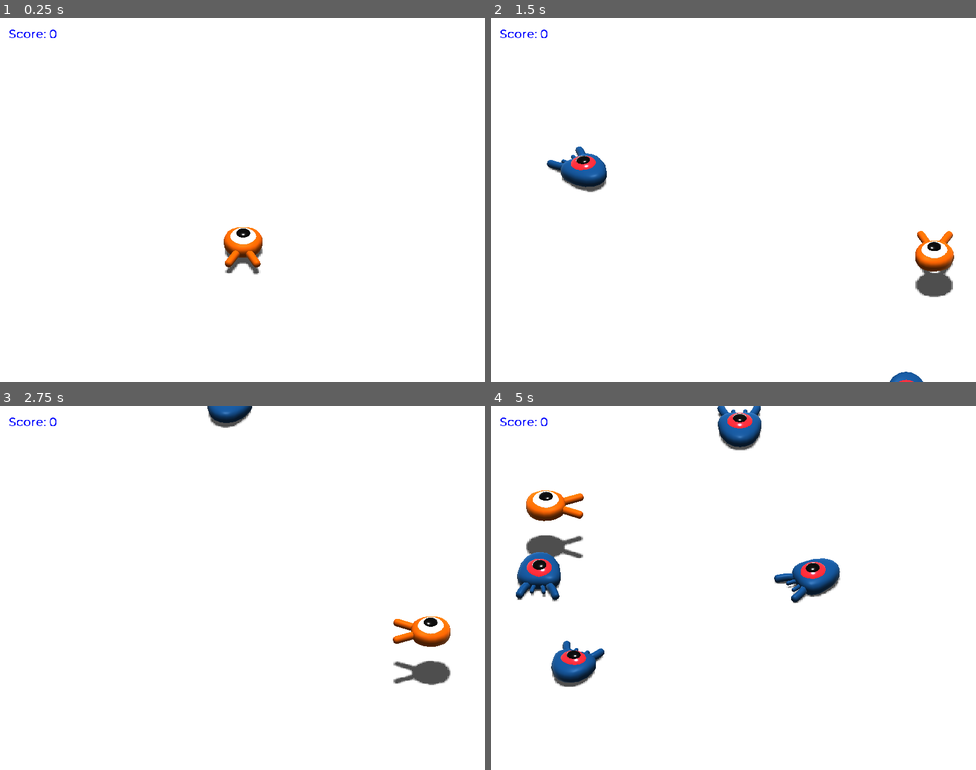
Above: before the commit, frames 1-4 (two rows, left to right).
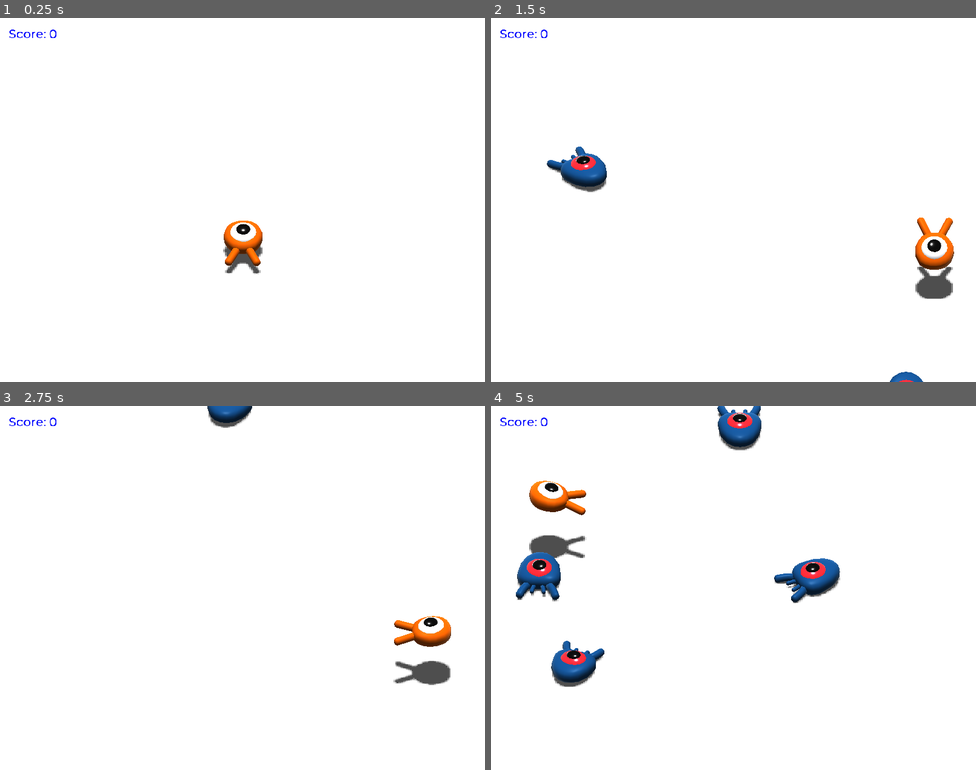
Above: after the commit, the same moments.

Repository: jakemchugh1/3d-tutorial-godot
Game: Godot game, scene res://World.tscn
The game is run twice, just before and just after one commit, with the same random seed, the same clock (stepped at 60 frames per second) and the same inputs.
Inputs:
- Up to frame 1 (0.25 s): no input
- Up to frame 2 (1.5 s): tap Enter (ui_accept) at 0.5 s; hold D (move_right) 0.53-1.28 s; hold Space (jump) 0.53-1.28 s; hold S (move_back) from 1.28 s (still down); tap Space (jump) at 1.35 s
- Up to frame 3 (2.75 s): tap Space (jump) at 1.52, 1.82 s; release S (move_back) at 2.03 s; hold D (move_right) from 2.03 s (still down); hold Space (jump) from 2.03 s (still down)
- Up to frame 4 (5 s): release D (move_right) at 2.78 s; release Space (jump) at 2.78 s; hold W (move_forward) 2.78-3.53 s; tap Space (jump) at 2.85, 3.02, 3.32, 4.35, 4.52, 4.82 s; hold Space (jump) 3.53-4.28 s; hold A (move_left) from 3.53 s (still down)

The runs differ from the first frame. In frame 1, 0.6% of the frame differs, in the area x 46-55%, y 55-71%; in frame 2, 0.8%; in frame 3, 0.2%; in frame 4, 1.1%, in the area x 7-20%, y 20-42%.

Commit message:
player animations

Diff:
--- a/Player.gd
+++ b/Player.gd
@@ -28,6 +28,9 @@
 	if(direction != Vector3.ZERO):
 		direction = direction.normalized()
 		$Pivot.look_at(translation + direction, Vector3.UP)
+		$AnimationPlayer.playback_speed = 4.0
+	else:
+		$AnimationPlayer.playback_speed = 1.0
 
 	velocity.x = direction.x * speed
 	velocity.z = direction.z * speed
@@ -46,6 +49,8 @@
 				mob.squash()
 				velocity.y = bounce_impulse
 
+	$Pivot.rotation.x = PI / 6.0 * velocity.y / jump_impulse
+
 
 
 
--- a/Player.tscn
+++ b/Player.tscn
@@ -8,6 +8,74 @@
 
 [sub_resource type="CylinderShape" id=2]
 radius = 0.882408
+
+[sub_resource type="Animation" id=3]
+resource_name = "Float"
+length = 1.2
+loop = true
+tracks/0/type = "value"
+tracks/0/path = NodePath("Pivot/player:translation")
+tracks/0/interp = 1
+tracks/0/loop_wrap = true
+tracks/0/imported = false
+tracks/0/enabled = true
+tracks/0/keys = {
+"times": PoolRealArray( 0, 0.1, 0.7, 1 ),
+"transitions": PoolRealArray( 1, 1, 1, 1 ),
+"update": 0,
+"values": [ Vector3( 0, 0.2, 0 ), Vector3( 0, 0.440453, 0 ), Vector3( 0, 0.923, 0 ), Vector3( 0, 0.145756, 0 ) ]
+}
+tracks/1/type = "value"
+tracks/1/path = NodePath("Pivot/player:rotation_degrees")
+tracks/1/interp = 1
+tracks/1/loop_wrap = true
+tracks/1/imported = false
+tracks/1/enabled = true
+tracks/1/keys = {
+"times": PoolRealArray( 0, 0.7, 1 ),
+"transitions": PoolRealArray( 1, 1, 1 ),
+"update": 0,
+"values": [ Vector3( 13.228, 0, 0 ), Vector3( -0.441998, 0, 0 ), Vector3( -24.9891, 0, 0 ) ]
+}
+
+[sub_resource type="Animation" id=4]
+length = 0.001
+tracks/0/type = "value"
+tracks/0/path = NodePath(".:jump_impulse")
+tracks/0/interp = 1
+tracks/0/loop_wrap = true
+tracks/0/imported = false
+tracks/0/enabled = true
+tracks/0/keys = {
+"times": PoolRealArray( 0 ),
+"transitions": PoolRealArray( 1 ),
+"update": 0,
+"values": [ 20.0 ]
+}
+tracks/1/type = "value"
+tracks/1/path = NodePath("Pivot/player:translation")
+tracks/1/interp = 1
+tracks/1/loop_wrap = true
+tracks/1/imported = false
+tracks/1/enabled = true
+tracks/1/keys = {
+"times": PoolRealArray( 0 ),
+"transitions": PoolRealArray( 1 ),
+"update": 0,
+"values": [ Vector3( 0, 0.231686, 0 ) ]
+}
+tracks/2/type = "value"
+tracks/2/path = NodePath("Pivot/player:rotation_degrees")
+tracks/2/interp = 1
+tracks/2/loop_wrap = true
+tracks/2/imported = false
+tracks/2/enabled = true
+tracks/2/keys = {
+"times": PoolRealArray( 0 ),
+"transitions": PoolRealArray( 1 ),
+"update": 0,
+"values": [ Vector3( 0, 0, 0 ) ]
+}
 
 [node name="Player" type="KinematicBody"]
 collision_mask = 6
@@ -31,4 +99,9 @@
 transform = Transform( 1, 0, 0, 0, 0.109203, 0, 0, 0, 1.14411, 0, 0.444813, -0.0323043 )
 shape = SubResource( 2 )
 
+[node name="AnimationPlayer" type="AnimationPlayer" parent="."]
+autoplay = "Float"
+anims/Float = SubResource( 3 )
+anims/RESET = SubResource( 4 )
+
 [connection signal="body_entered" from="MobDetector" to="." method="_on_MobDetector_body_entered"]
Not shown: 1 places in Player.tscn that only renumber resources
